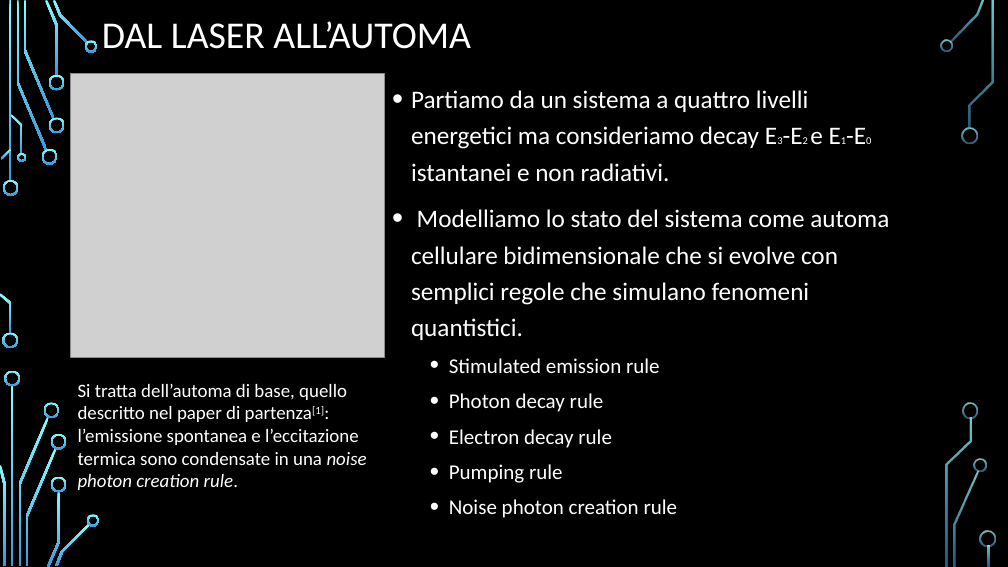
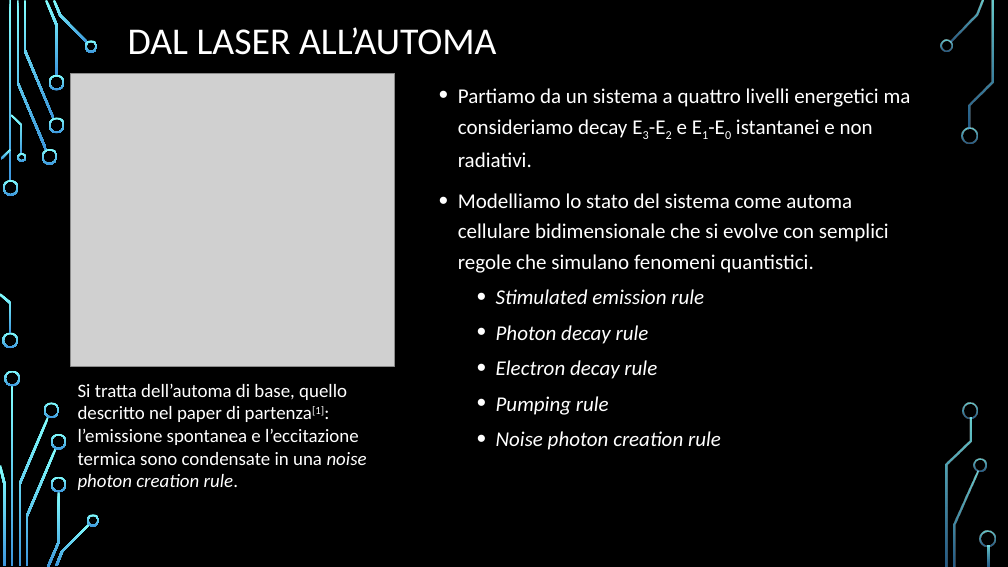
Before and after one commit to Frank01001/LASER-Dynamics-Simulation, a slide deck: slide 3 of Presentation/PresentazioneDispositivi.pptx. Drawn at 1008x567 pixels with LibreOffice and Linux fonts; fonts in the diff are those of the drawing; grey boxes stand for pictures; background and template pictures are left out. Boxes give left, top, right and bottom in pixels: in the first picture for what was removed or moved away, otherwise in the second. Text is boxed around its words. In the diff, an @@ line names an element or a change of style, - is before the commit and + after.

```diff
--- a/Presentation/PresentazioneDispositivi.pptx
+++ b/Presentation/PresentazioneDispositivi.pptx
@@ title "DAL LASER ALL’AUTOMA": place and size @@
-title "DAL LASER ALL’AUTOMA" at [102, 21, 470, 49]
+title "DAL LASER ALL’AUTOMA" at [128, 27, 496, 55]
@@ picture: place and size @@
-picture at [70, 73, 385, 357]
+picture at [70, 73, 395, 366]
@@ text "Partiamo da un sistema a ...": place and size @@
-text "Partiamo da un sistema a ..." at [411, 90, 889, 518]
+text "Partiamo da un sistema a ..." at [458, 88, 911, 450]
@@ text "Partiamo da un sistema a ..." at [458, 88, 911, 450]: size 24 to 20 pt in "Partiamo da un sistema a quattro livelli ...", "Modelliamo lo stato del sistema come automa ..."; size 10 to 20 pt, now subscript in "E3-E2 E1-E0"; italic on in "Stimulated emission rule", "Photon decay rule", "Electron decay rule", "Pumping rule" and 1 more places @@
```
Also in this commit, not shown: 14 other slides changed, 2 other files.
